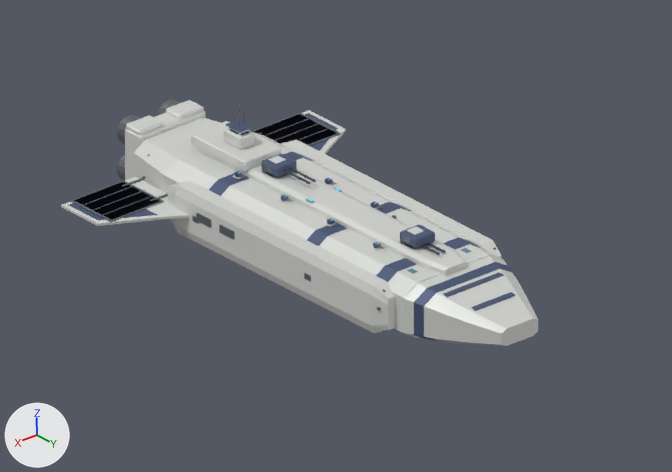
An edit to the Blender file art/blender/battleship_t5.blend, drawn before and after from the same camera.
One viewpoint serves both versions: the file's camera 'Hero camera'. Arrows for +X, +Y and +Z are at lower left; the lights stay in place. The older version comes first.

In view in the first picture: 'Aft cooling wing starboard', 'Battleship hull', 'Engine cluster block', 'Lateral armour shoulder port', 'Lateral armour shoulder starboard', 'Low citadel', 'Paint band.003', 'Radiator frame radiator-starboard', 'Raised gun deck', 'Stepped prow shoulder', 'Stepped prow terrace', 'Stepped ram prow' and 33 more.
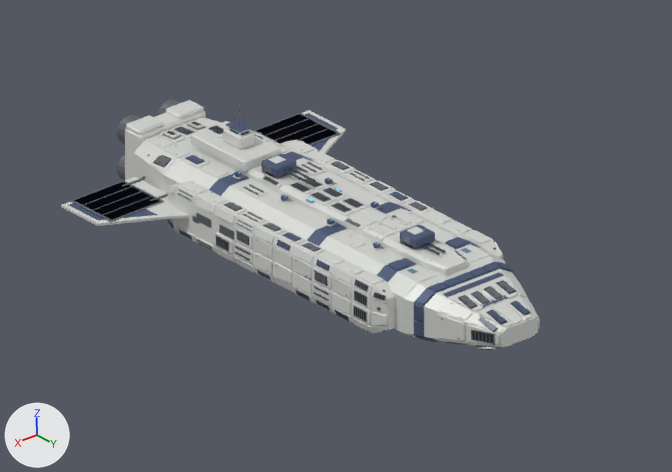
Scene script edits in JSON lines:
```json
{"op": "add", "block": "mat_armor___machined_panels", "code": ["mat_armor___machined_panels = principled_material('Armor - machined panels')", "mat_armor___machined_panels.base_color = (0.72, 0.73, 0.7)  # light grey #dddeda", "mat_armor___machined_panels.metallic = 0.2", "mat_armor___machined_panels.roughness = 0.48"]}
{"op": "add", "block": "me_refit___hull___armor___raised_ceramic", "code": ["me_refit___hull___armor___raised_ceramic = bpy.data.meshes.new('REFIT | hull | Armor - raised ceramic')", "me_refit___hull___armor___raised_ceramic.from_pydata(...)  # 1184 vertices, 888 faces; spans x -358.0..358.0, y -468.0..664.0, z -91.0..78.0", "me_refit___hull___armor___raised_ceramic.materials.append(mat_armor___raised_ceramic)  # dark blue #4b5979"]}
{"op": "add", "block": "me_refit___hull___edge___brushed_alloy", "code": ["me_refit___hull___edge___brushed_alloy = bpy.data.meshes.new('REFIT | hull | Edge - brushed alloy')", "me_refit___hull___edge___brushed_alloy.from_pydata(...)  # 5968 vertices, 4476 faces; spans x -315.0..312.0, y -508.0..669.0, z -97.0..117.0", "me_refit___hull___edge___brushed_alloy.materials.append(mat_edge___brushed_alloy)  # grey #81868e"]}
{"op": "add", "block": "me_refit___hull___recess___carbon", "code": ["me_refit___hull___recess___carbon = bpy.data.meshes.new('REFIT | hull | Recess - carbon')", "me_refit___hull___recess___carbon.from_pydata(...)  # 1720 vertices, 1290 faces; spans x -193.0..193.0, y -505.0..667.0, z -96.0..116.0", "me_refit___hull___recess___carbon.materials.append(mat_recess___carbon)  # dark grey #30353c"]}
{"op": "add", "block": "me_refit___hull___armor___machined_panels", "code": ["me_refit___hull___armor___machined_panels = bpy.data.meshes.new('REFIT | hull | Armor - machined panels')", "me_refit___hull___armor___machined_panels.from_pydata(...)  # 6288 vertices, 4716 faces; spans x -191.0..191.0, y -517.0..678.0, z -96.0..114.0", "me_refit___hull___armor___machined_panels.materials.append(mat_armor___machined_panels)  # light grey #dddeda"]}
{"op": "add", "block": "ob_refit___hull___armor___raised_ceramic", "code": ["ob_refit___hull___armor___raised_ceramic = bpy.data.objects.new('REFIT | hull | Armor - raised ceramic', me_refit___hull___armor___raised_ceramic)", "ob_refit___hull___armor___raised_ceramic.location = (0.0, 0.0, 0.0)"]}
{"op": "add", "block": "ob_refit___hull___edge___brushed_alloy", "code": ["ob_refit___hull___edge___brushed_alloy = bpy.data.objects.new('REFIT | hull | Edge - brushed alloy', me_refit___hull___edge___brushed_alloy)", "ob_refit___hull___edge___brushed_alloy.location = (0.0, 0.0, 0.0)"]}
{"op": "add", "block": "ob_refit___hull___recess___carbon", "code": ["ob_refit___hull___recess___carbon = bpy.data.objects.new('REFIT | hull | Recess - carbon', me_refit___hull___recess___carbon)", "ob_refit___hull___recess___carbon.location = (0.0, 0.0, 0.0)"]}
{"op": "add", "block": "ob_refit___hull___armor___machined_panels", "code": ["ob_refit___hull___armor___machined_panels = bpy.data.objects.new('REFIT | hull | Armor - machined panels', me_refit___hull___armor___machined_panels)", "ob_refit___hull___armor___machined_panels.location = (0.0, 0.0, 0.0)"]}
```

Changed parts and their boxes [x1, y1, x2, y2] in the pictures (672 x 472 px):
```json
{"object": "REFIT | hull | Armor - machined panels", "change": "added", "after": [148, 118, 540, 350]}
{"object": "REFIT | hull | Edge - brushed alloy", "change": "added", "after": [154, 118, 539, 350]}
{"object": "REFIT | hull | Armor - raised ceramic", "change": "added", "after": [179, 135, 530, 342]}
{"object": "REFIT | hull | Recess - carbon", "change": "added", "after": [153, 121, 531, 350]}
{"object": "Lateral armour shoulder starboard", "change": "unchanged, covered by the edit", "before": [168, 181, 395, 333], "after": [168, 181, 395, 333]}
{"object": "Lateral armour shoulder port", "change": "unchanged, covered by the edit", "before": [281, 140, 502, 258], "after": [281, 140, 502, 258]}
{"object": "Stepped ram prow", "change": "unchanged, covered by the edit", "before": [466, 296, 538, 346], "after": [466, 296, 538, 346]}
{"object": "Stepped prow terrace", "change": "unchanged, covered by the edit", "before": [436, 277, 528, 345], "after": [436, 277, 527, 343]}
```
